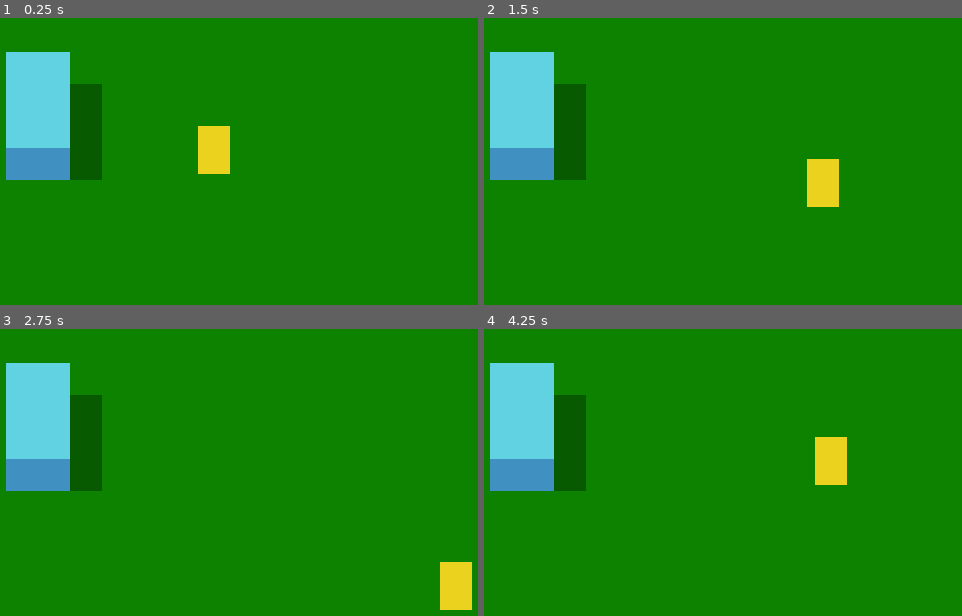
Above: before the commit, frames 1-4 (two rows, left to right).
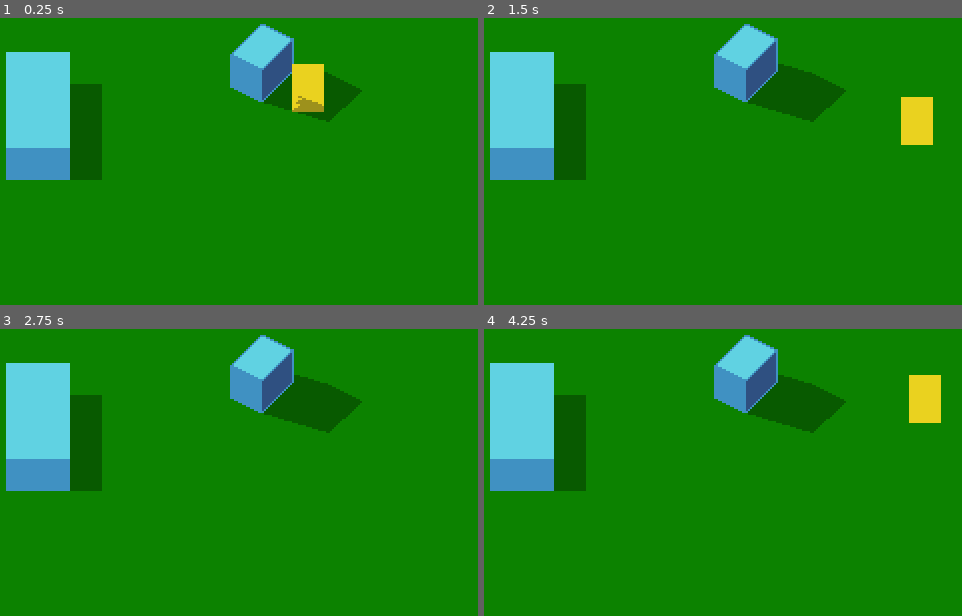
Above: after the commit, the same moments.

Repository: paperman5/godot-shadow-test
Game: Godot game, scene res://Level.tscn
Two runs of this game, one before a commit and one after it. Both use one fixed random seed, a clock stepped at 60 frames per second and the inputs below.
Inputs:
- Up to frame 1 (0.25 s): no input
- Up to frame 2 (1.5 s): tap Enter at 0.5 s; hold D (move_right) 0.53-1.28 s; hold S (move_down) from 1.28 s (still down)
- Up to frame 3 (2.75 s): release S (move_down) at 2.03 s; hold D (move_right) from 2.03 s (still down)
- Up to frame 4 (4.25 s): release D (move_right) at 2.78 s; hold W (move_up) 2.78-3.53 s; hold A (move_left) from 3.53 s (still down)

The runs differ from the first frame. In frame 1, 6.1% of the frame differs, in the area x 41-76%, y 2-55%; in frame 2, 7.2%, in the area x 48-94%, y 2-66%; in frame 3, 6.0%; in frame 4, 7.2%.

Commit message:
Get pixelate kinda working

Diff:
--- /dev/null
+++ b/Box2.tscn
@@ -0,0 +1,18 @@
+[gd_scene load_steps=3 format=2]
+
+[ext_resource path="res://box2.png" type="Texture" id=1]
+[ext_resource path="res://box2-shadow.png" type="Texture" id=2]
+
+[node name="Box2" type="StaticBody2D"]
+
+[node name="Shadow" type="Sprite" parent="." groups=["shadow"]]
+modulate = Color( 0, 0, 0, 1 )
+texture = ExtResource( 2 )
+offset = Vector2( 17, -7.5 )
+
+[node name="Box" type="Sprite" parent="."]
+texture = ExtResource( 1 )
+offset = Vector2( 17, -7.5 )
+
+[node name="CollisionPolygon2D" type="CollisionPolygon2D" parent="."]
+polygon = PoolVector2Array( 0, 7, -16, 0, 0, -16, 16, -9 )
--- a/Character.tscn
+++ b/Character.tscn
@@ -15,7 +15,15 @@
 void fragment() {
 	vec2 display_size = 1.0 / fwidth(UV); // onscreen size in pixels
 	vec2 local_pos = vec2(UV.x * display_size.x, (1.0 - UV.y) * display_size.y); // local position from bottom-left in pixels
-	vec2 sample_loc = vec2(FRAGCOORD.x, FRAGCOORD.y - local_pos.y);
+	vec2 pixel_pos = floor(vec2(UV.x / TEXTURE_PIXEL_SIZE.x, (1.0 - UV.y) / TEXTURE_PIXEL_SIZE.y)); // texture-pixel location
+	vec2 subpixel_pos = local_pos - pixel_pos * TEXTURE_PIXEL_SIZE * display_size;
+	vec2 sample_loc = FRAGCOORD.xy;
+//	vec2 sample_loc = vec2(FRAGCOORD.x, FRAGCOORD.y - local_pos.y);
+	if (pixelate) {
+		local_pos -= subpixel_pos;
+		sample_loc -= subpixel_pos;
+	}
+	sample_loc -= vec2(0.0, local_pos.y);
 	sample_loc.x += shadow_vec.x * local_pos.y;
 	sample_loc.y -= shadow_vec.y * local_pos.y;
 	sample_loc *= SCREEN_PIXEL_SIZE;
@@ -34,17 +42,17 @@
 	}
 }"
 
-[sub_resource type="Gradient" id=5]
-offsets = PoolRealArray( 0 )
-colors = PoolColorArray( 0.117647, 0.117647, 0.117647, 0 )
+[sub_resource type="Gradient" id=7]
+offsets = PoolRealArray( 0.740385 )
+colors = PoolColorArray( 1, 1, 1, 0 )
 
 [sub_resource type="GradientTexture" id=6]
-gradient = SubResource( 5 )
+gradient = SubResource( 7 )
 
 [sub_resource type="ShaderMaterial" id=4]
 resource_local_to_scene = true
 shader = SubResource( 3 )
-shader_param/shadow_vec = Vector2( 1, 0.125 )
+shader_param/shadow_vec = Vector2( 2.125, 0.688 )
 shader_param/shadow_color = Color( 0.670588, 0.690196, 0.890196, 1 )
 shader_param/pixelate = true
 shader_param/shadow_texture = SubResource( 6 )
--- a/Level.gd
+++ b/Level.gd
@@ -5,5 +5,7 @@
 
 func _ready():
 	for s in get_tree().get_nodes_in_group("shadow"):
+		var loc = s.global_position
 		s.get_parent().remove_child(s)
 		sv.add_child(s)
+		s.global_position = loc
--- a/Level.tscn
+++ b/Level.tscn
@@ -1,9 +1,10 @@
-[gd_scene load_steps=8 format=2]
+[gd_scene load_steps=9 format=2]
 
 [ext_resource path="res://box-shadow.png" type="Texture" id=1]
 [ext_resource path="res://Character.tscn" type="PackedScene" id=2]
 [ext_resource path="res://Level.gd" type="Script" id=3]
 [ext_resource path="res://Box.tscn" type="PackedScene" id=4]
+[ext_resource path="res://Box2.tscn" type="PackedScene" id=5]
 
 [sub_resource type="Shader" id=2]
 code = "shader_type canvas_item;
@@ -48,7 +49,7 @@
 [node name="YSort" type="YSort" parent="."]
 
 [node name="Character" parent="YSort" instance=ExtResource( 2 )]
-position = Vector2( 188, 99 )
+position = Vector2( 235, 68 )
 
 [node name="Box" parent="YSort" instance=ExtResource( 4 )]
 position = Vector2( 84, 102 )
@@ -57,3 +58,6 @@
 modulate = Color( 0, 0, 0, 1 )
 position = Vector2( 124, 78 )
 texture = ExtResource( 1 )
+
+[node name="Box2" parent="YSort" instance=ExtResource( 5 )]
+position = Vector2( 212, 56 )
--- a/project.godot
+++ b/project.godot
@@ -22,8 +22,8 @@
 
 window/size/width=320
 window/size/height=180
-window/size/test_width=1280
-window/size/test_height=720
+window/size/test_width=1600
+window/size/test_height=900
 window/stretch/mode="2d"
 window/stretch/aspect="keep"
 
Binary file added: box2-shadow.png
Not shown, added: box2-shadow.png.import
Binary file added: box2.png
Not shown, added: box2.png.import
